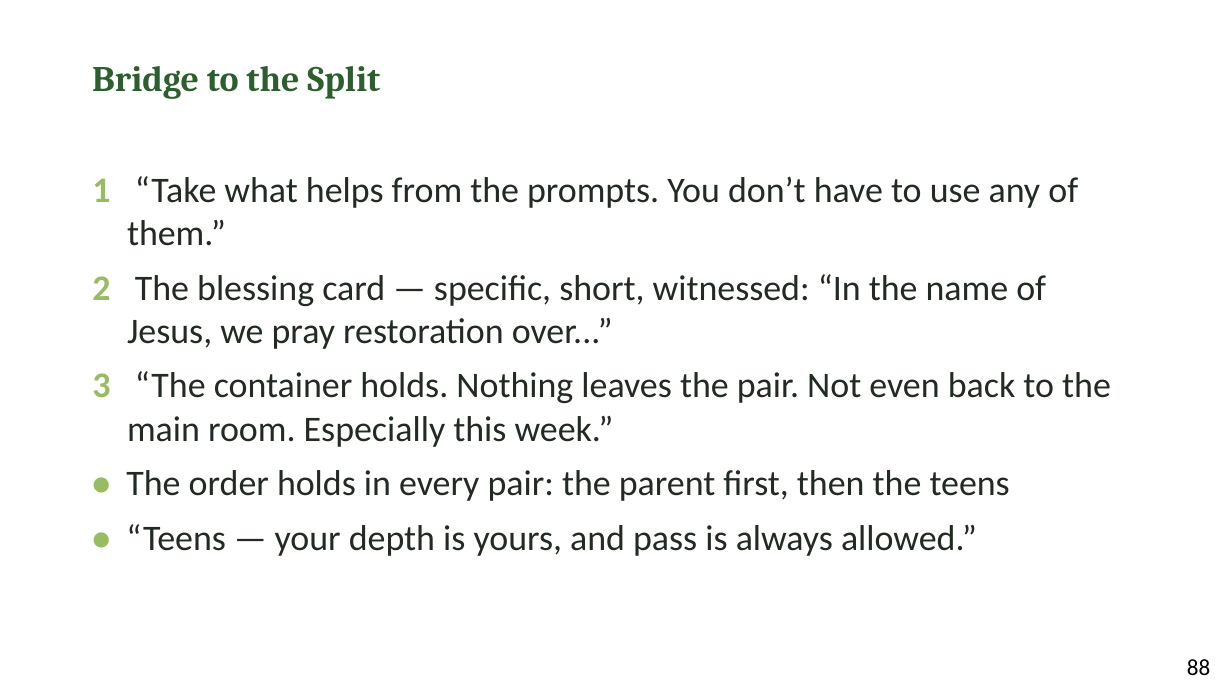
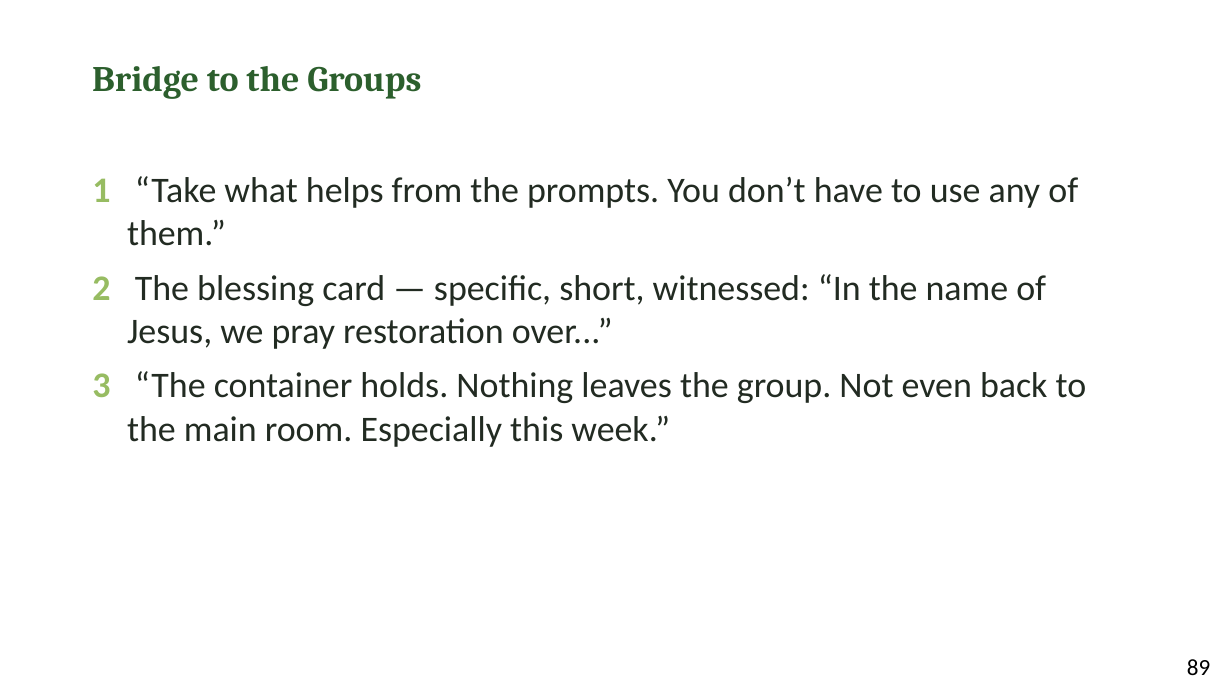
Before and after one commit to jgtittle-ministries/fellowship-of-the-heart-pilot-at-cca-dev, a slide deck: slide 10 of _implementation-notes/evening-series/FotH Evening Session 6 Slides DRAFT v1.pptx (slide 9 before the commit). Drawn at 1232x693 pixels with LibreOffice and Linux fonts; fonts in the diff are those of the drawing. Boxes give left, top, right and bottom in pixels: in the first picture for what was removed or moved away, otherwise in the second. Text is boxed around its words. In the diff, an @@ line names an element or a change of style, - is before the commit and + after.

```diff
--- a/_implementation-notes/evening-series/FotH Evening Session 6 Slides DRAFT v1.pptx
+++ b/_implementation-notes/evening-series/FotH Evening Session 6 Slides DRAFT v1.pptx
@@ text at (x1=92, y1=66, x2=421, y2=99): text changed @@
-Bridge to the Split
+Bridge to the Groups
@@ text at (x1=92, y1=371, x2=1087, y2=447): text changed @@
-3 “The container holds. Nothing leaves the pair. Not even back to the main room. Especially this week.”
-• The order holds in every pair: the parent first, then the teens
-• “Teens — your depth is yours, and pass is always allowed.”
+3 “The container holds. Nothing leaves the group. Not even back to the main room. Especially this week.”
@@ text at (x1=1187, y1=659, x2=1210, y2=675): text changed @@
-88
+89
```
Also in this commit, not shown: 12 other slides changed, 1 slide added, 51 other files.
